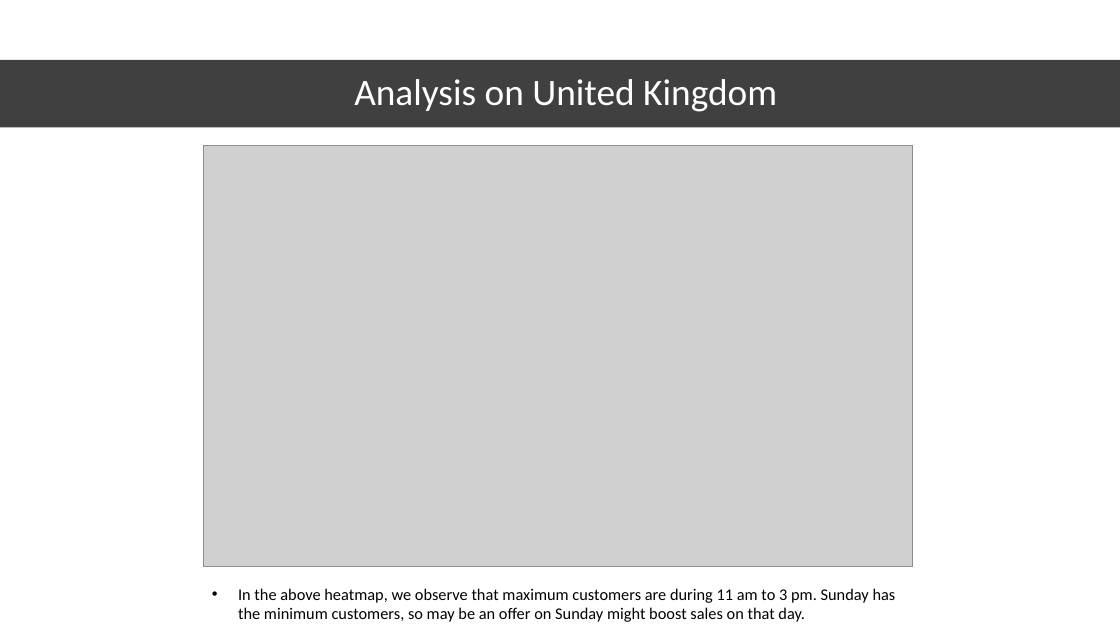
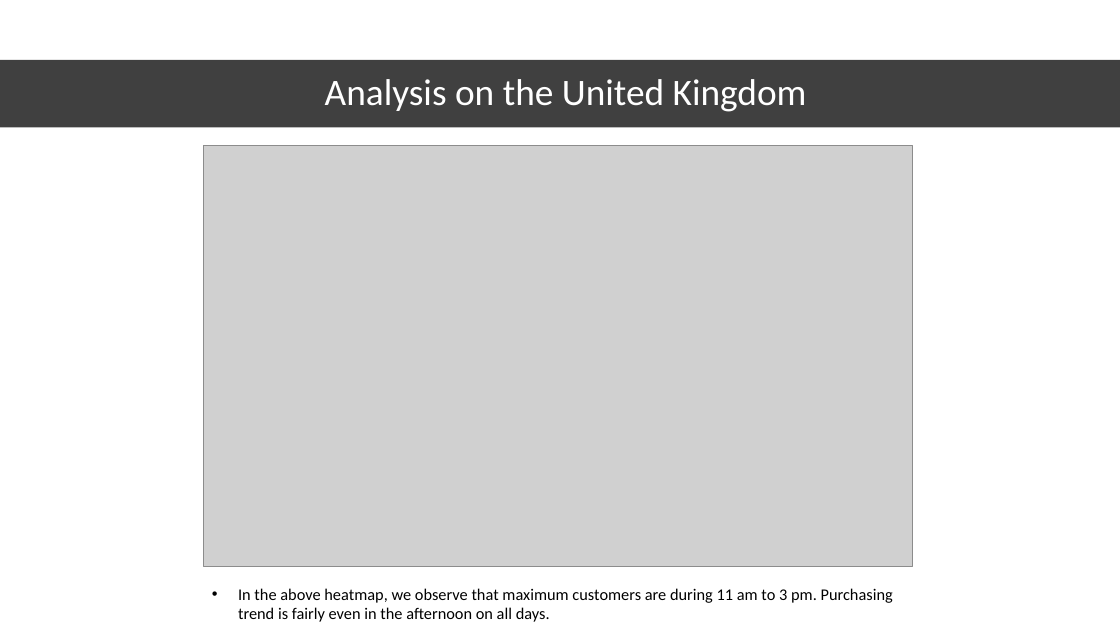
Before and after one commit to RutanshuDesai/Data-Analysis-Market-Basket-Analysis, a slide deck: slide 12 of E-Commerce Market Basket Analysis.pptx (slide 11 before the commit). Drawn at 1120x630 pixels with LibreOffice and Linux fonts; fonts in the diff are those of the drawing; grey boxes stand for pictures. Boxes give left, top, right and bottom in pixels: in the first picture for what was removed or moved away, otherwise in the second. Text is boxed around its words. In the diff, an @@ line names an element or a change of style, - is before the commit and + after.

```diff
--- a/E-Commerce Market Basket Analysis.pptx
+++ b/E-Commerce Market Basket Analysis.pptx
@@ title at (x1=325, y1=79, x2=807, y2=112): text changed @@
-Analysis on United Kingdom
+Analysis on the United Kingdom
@@ text at (x1=238, y1=588, x2=893, y2=622): text changed @@
-• In the above heatmap, we observe that maximum customers are during 11 am to 3 pm. Sunday has the minimum customers, so may be an offer on Sunday might boost sales on that day.
+• In the above heatmap, we observe that maximum customers are during 11 am to 3 pm. Purchasing trend is fairly even in the afternoon on all days.
```
Also in this commit, not shown: 11 other slides changed, 3 slides added.
